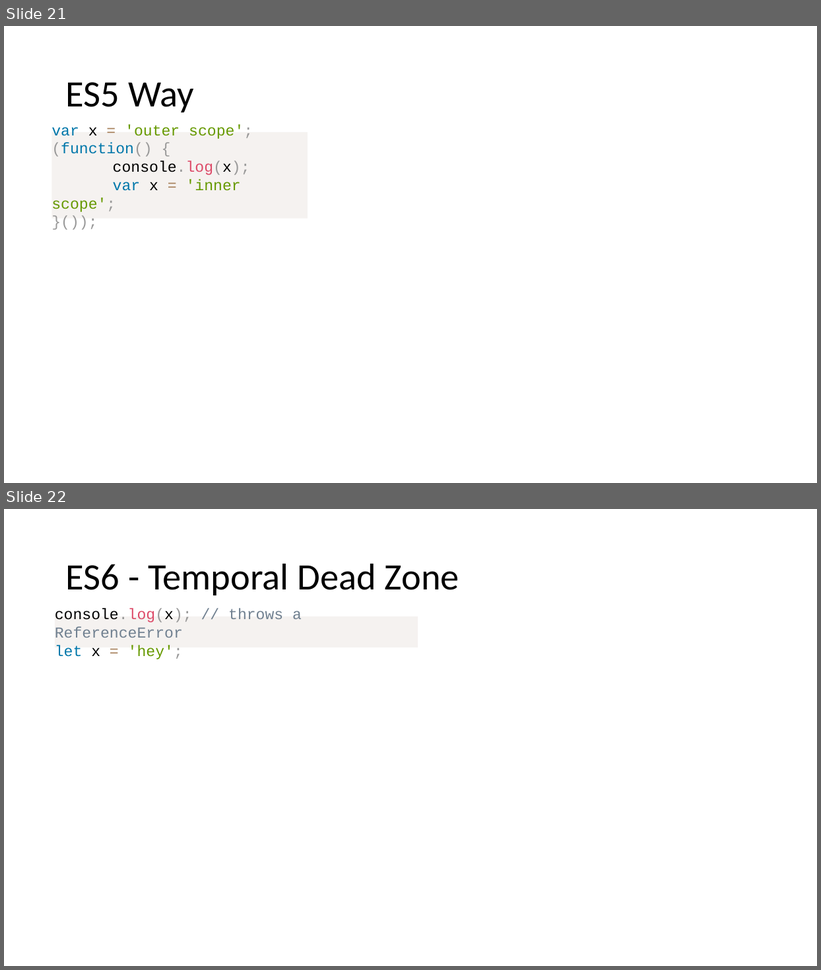
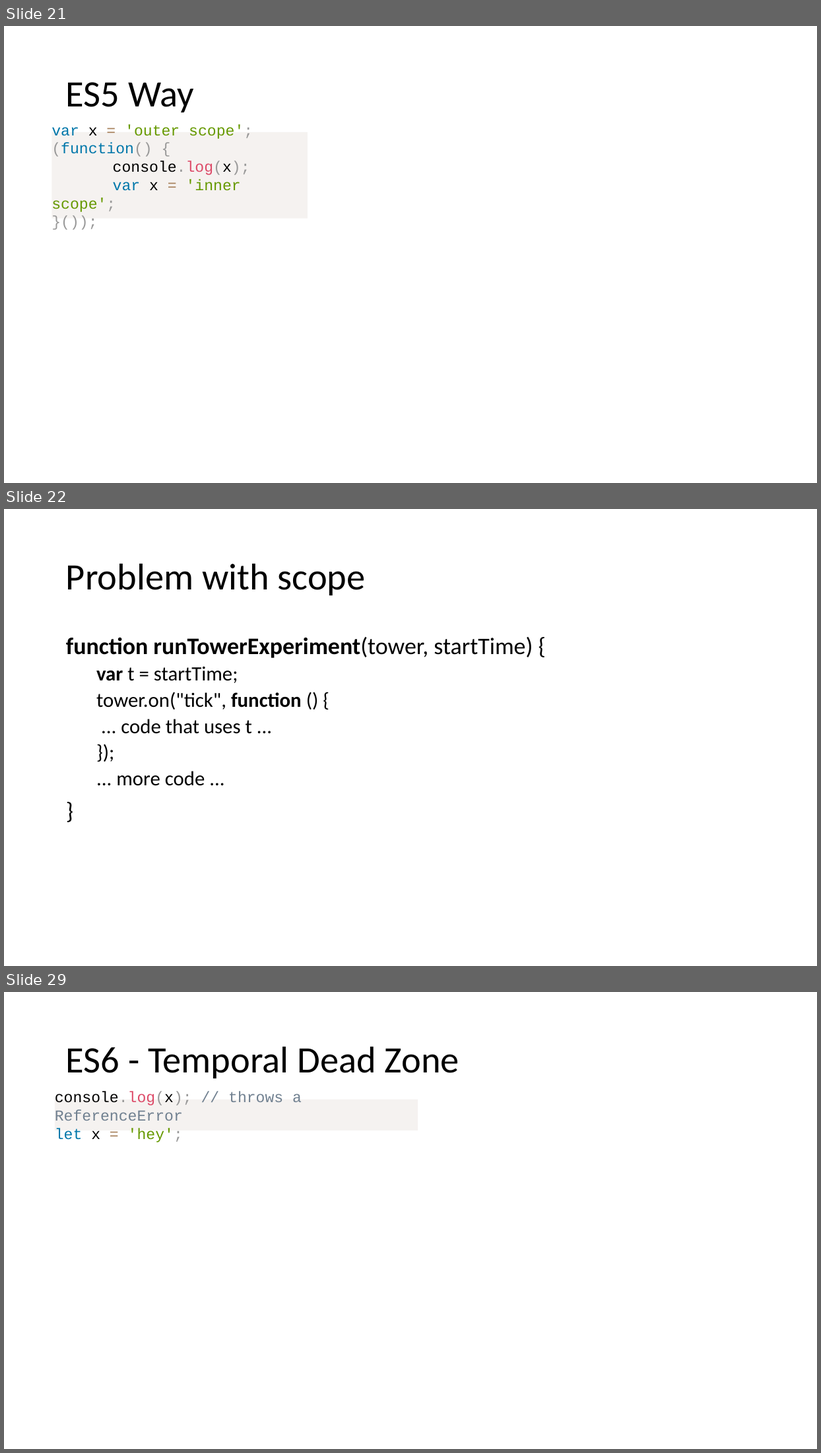
Before and after one commit to dzmitry-varabei/front-end-course, a slide deck: es6/es6.pptx. Shown one above the other, each under a label of ours: slides 21 and 22 before the commit, slides 21, 22 and 29 after it; the slides between them are not shown. The pictures are 821x970 and 821x1453 pixels, drawn with LibreOffice and Linux fonts; fonts in the diff are those of the drawing. Boxes give left, top, right and bottom in pixels: in the first picture for what was removed or moved away, otherwise in the second. Text is boxed around its words. In the diff, an @@ line names an element or a change of style, - is before the commit and + after.

```diff
--- a/es6/es6.pptx
+++ b/es6/es6.pptx
@@ slide 22 added at box(4, 509, 817, 966), background #FFFFFF @@
@@ title added at box(66, 563, 366, 595), 44 pt, text #000000 @@
+Problem with scope
@@ text added at box(66, 637, 533, 786), 24 pt, text #000000 @@
+function runTowerExperiment(tower, startTime) {
+  var t = startTime;
+  tower.on("tick", function () {
+  ... code that uses t ...
+  });
+  ... more code ...
+}
@@ what was slide 22 is now slide 29 @@
```
Also in this commit, not shown: 9 other slides added, 6 other files.
